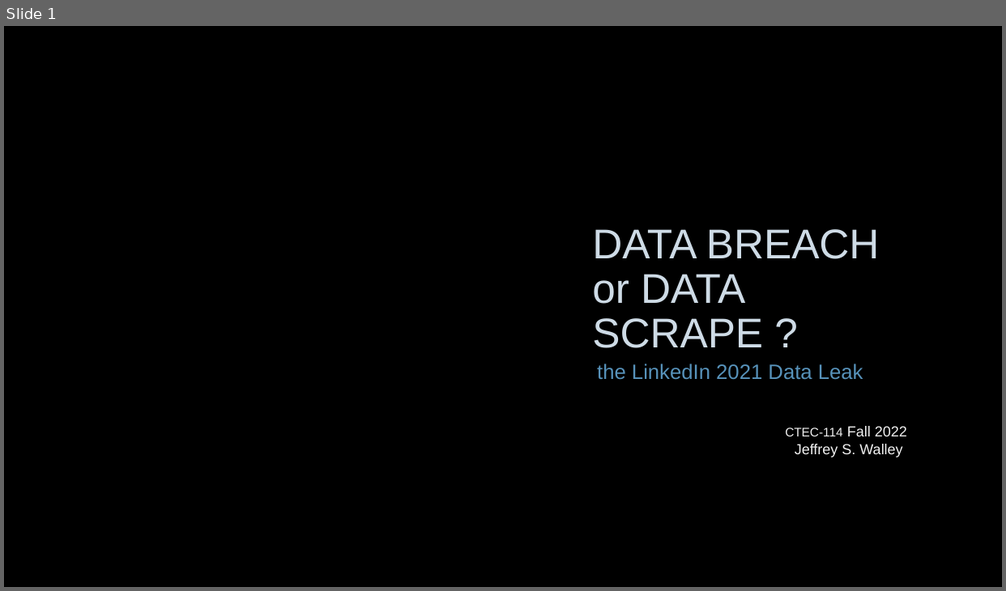
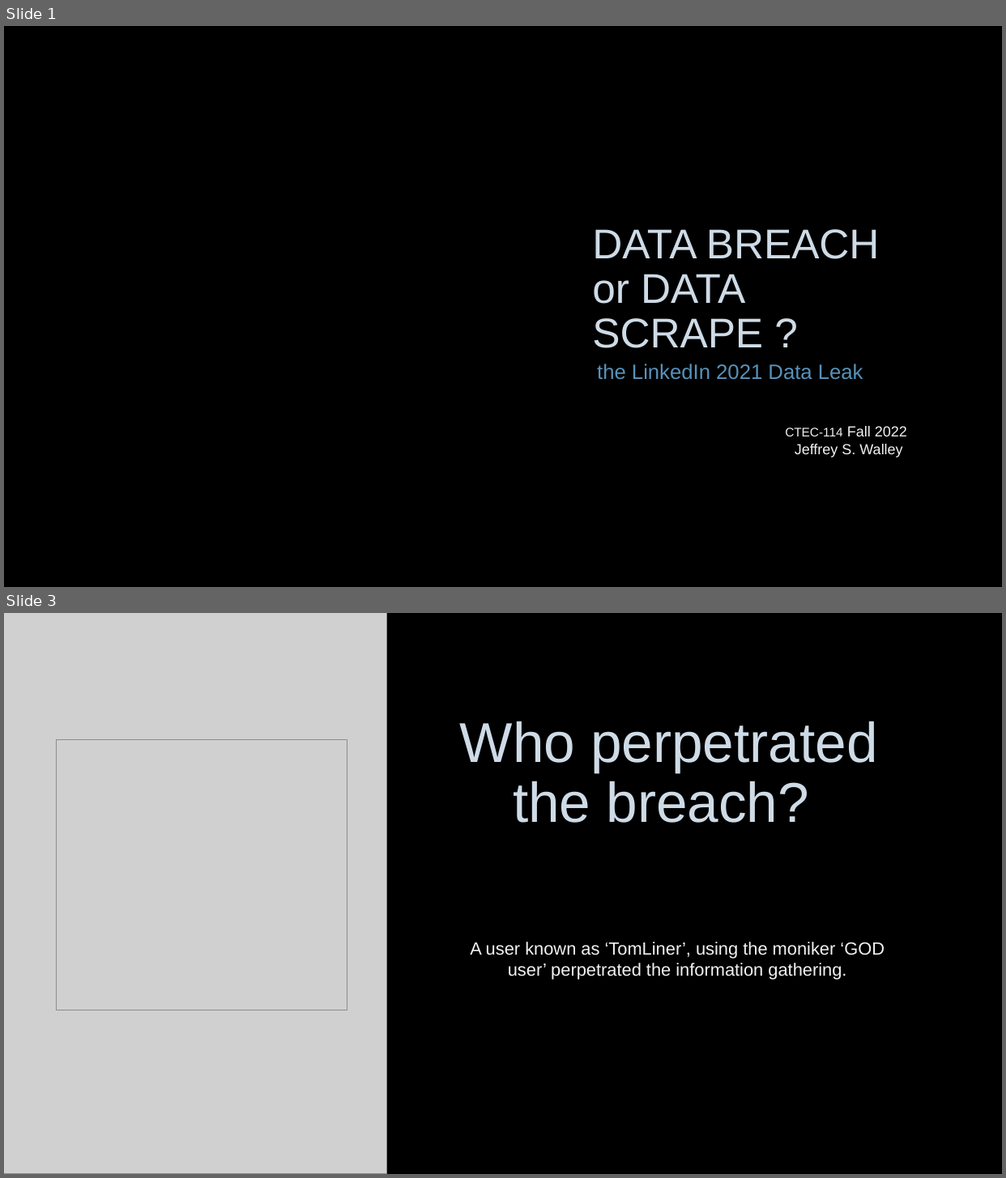
Before and after one commit to Ploppa-Smurph/ctec114_IT_SoftwareSupport, a slide deck: dataBreach.pptx. Shown one above the other, each under a label of ours: slide 1 before the commit, slides 1 and 3 after it; the slides between them are not shown. The pictures are 1006x591 and 1006x1178 pixels, drawn with LibreOffice and Linux fonts; fonts in the diff are those of the drawing; grey boxes stand for pictures; background and template pictures are left out. Boxes give left, top, right and bottom in pixels: in the first picture for what was removed or moved away, otherwise in the second. Text is boxed around its words. In the diff, an @@ line names an element or a change of style, - is before the commit and + after.

```diff
--- a/dataBreach.pptx
+++ b/dataBreach.pptx
@@ slide 3 added at [4,613,1002,1174], background picture (left out) @@
@@ picture added at [4,613,387,1174] @@
@@ title added at [460,721,877,823], 54 pt, text #CEDBE6 @@
+Who perpetrated the breach?
@@ picture added at [57,740,347,1011] @@
@@ text added at [470,942,884,980], 17 pt, text #F2F2F2 @@
+A user known as ‘TomLiner’, using the moniker ‘GOD user’ perpetrated the information gathering.
```
Also in this commit, not shown: 3 other slides added, 1 slide removed.
